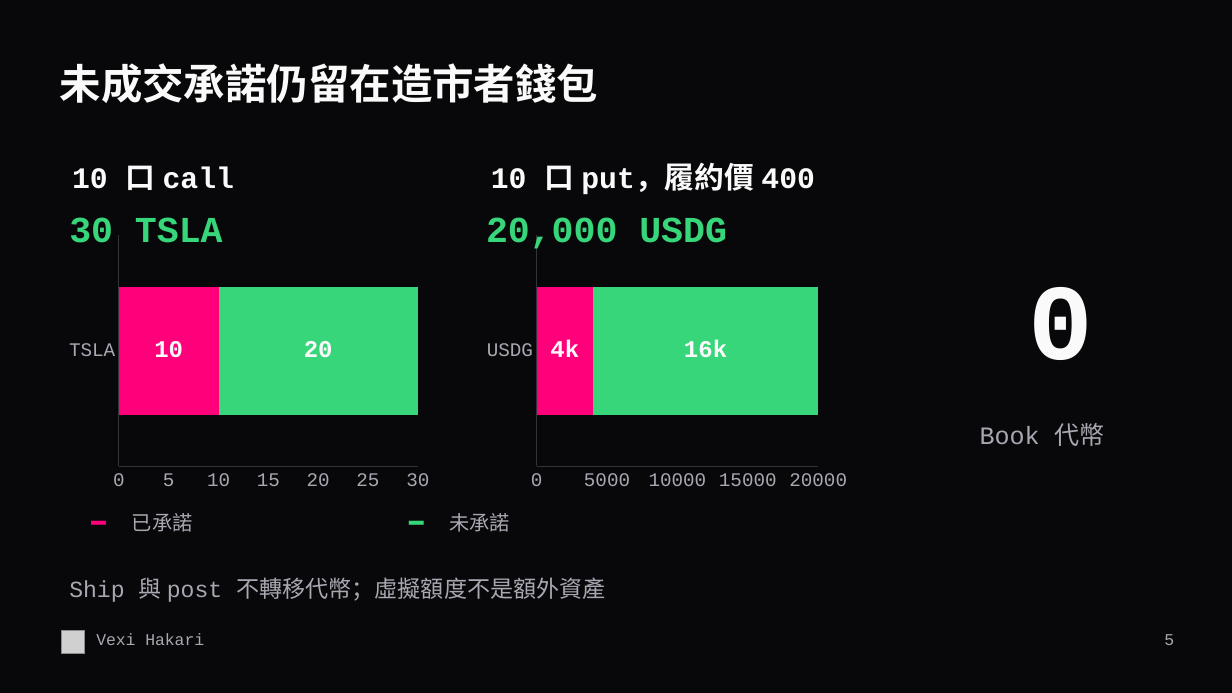
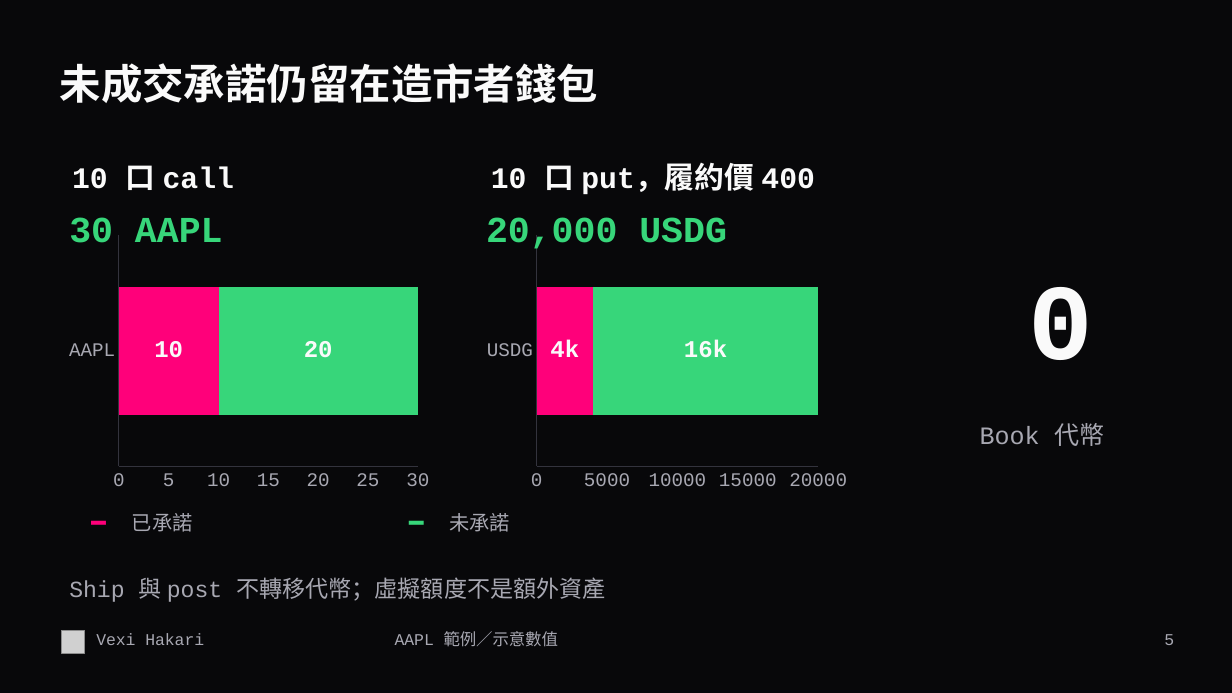
Before and after one commit to vexi-v1/vexi-hakari, a slide deck: slide 5 of docs/presentations/Vexi-Hakari-6min-ZH-TW.pptx. Drawn at 1232x693 pixels with LibreOffice and Linux fonts; fonts in the diff are those of the drawing; grey boxes stand for pictures. Boxes give left, top, right and bottom in pixels: in the first picture for what was removed or moved away, otherwise in the second. Text is boxed around its words. In the diff, an @@ line names an element or a change of style, - is before the commit and + after.

Commit message:
docs: use AAPL in bilingual six-minute demo artifacts

```diff
--- a/docs/presentations/Vexi-Hakari-6min-ZH-TW.pptx
+++ b/docs/presentations/Vexi-Hakari-6min-ZH-TW.pptx
@@ bar stacked chart at <box>62,230,437,498</box> @@
-categories: TSLA
+categories: AAPL
@@ text at <box>69,217,223,243</box>: text changed @@
-30 TSLA
+30 AAPL
@@ text added at <box>395,631,558,647</box>, 12.8 pt, text #A8A8B2 @@
+AAPL 範例／示意數值
```
Also in this commit, not shown: 9 other slides changed, 5 other files.
